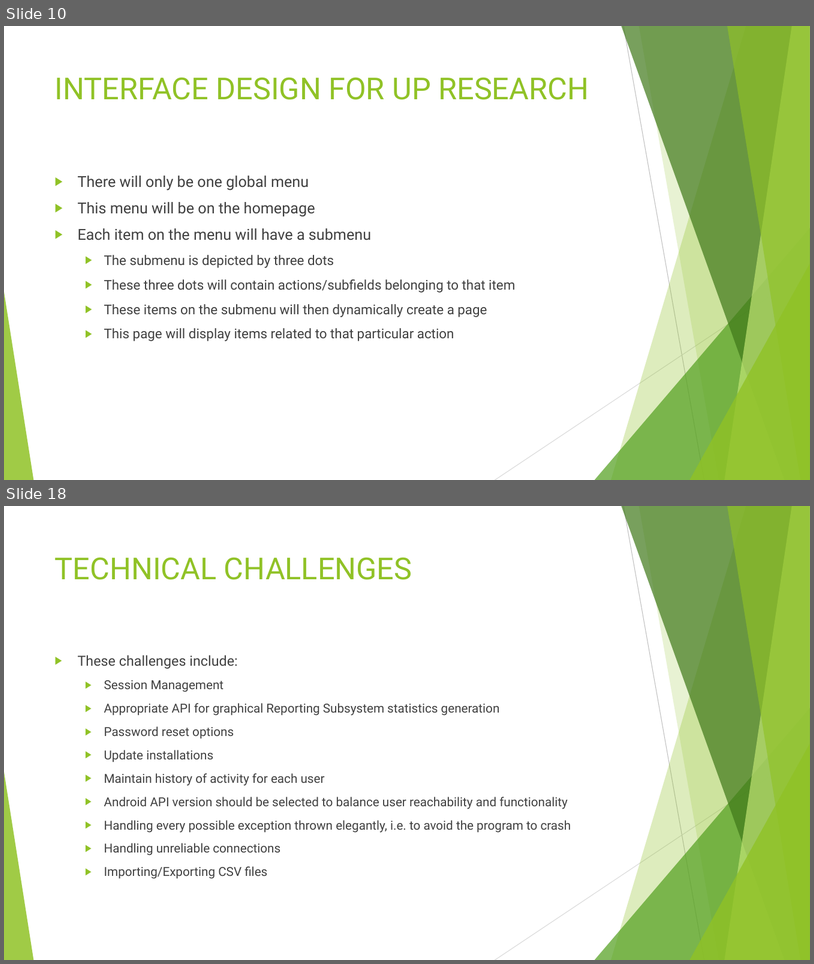
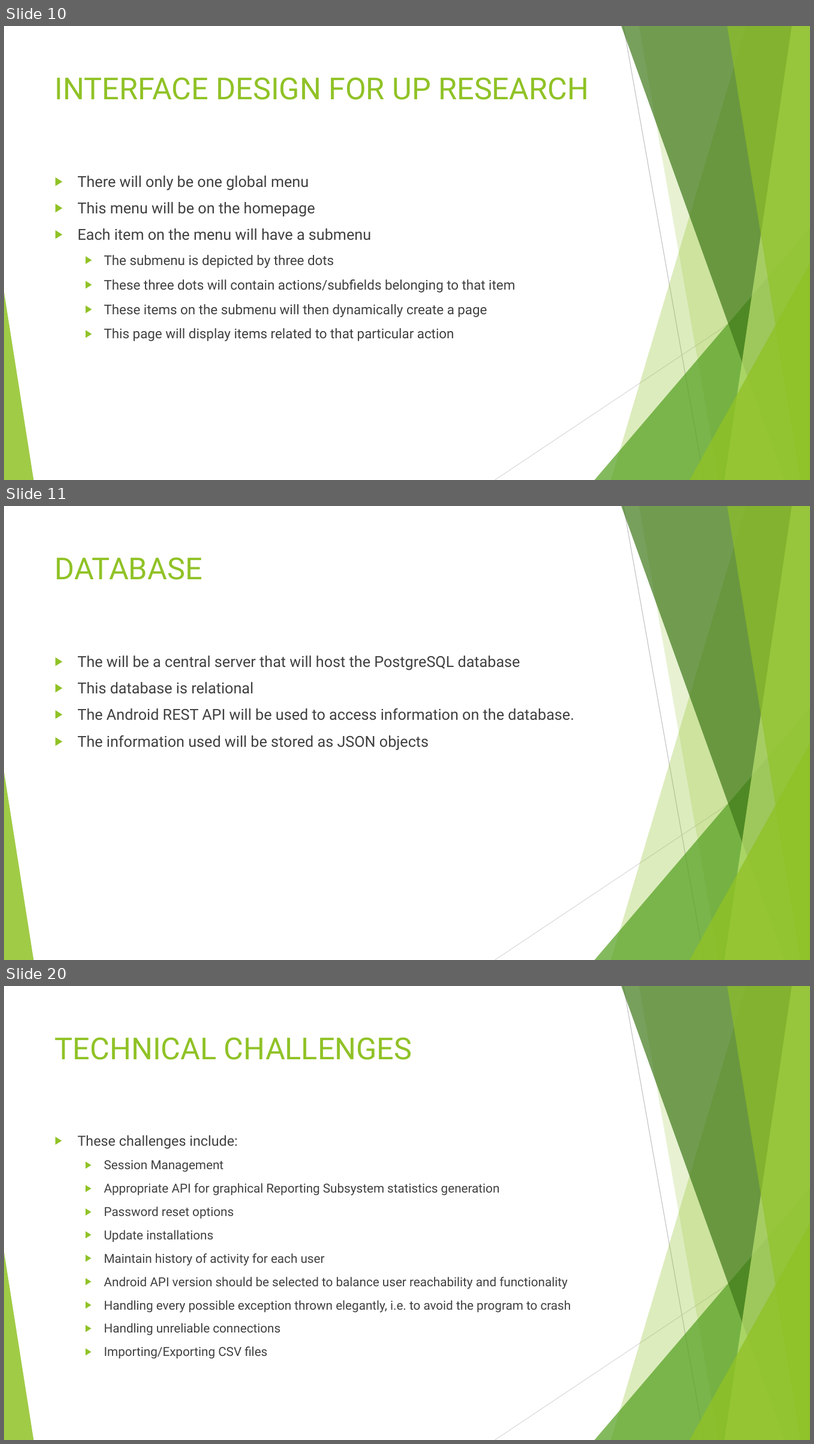
Before and after one commit to u14077893/Bravo, a slide deck: Android Interface/Presentation/COS 301 Presentation.pptx. Shown one above the other, each under a label of ours: slides 10 and 18 before the commit, slides 10, 11 and 20 after it; the slides between them are not shown. The pictures are 814x964 and 814x1444 pixels, drawn with LibreOffice and Linux fonts; fonts in the diff are those of the drawing. Boxes give left, top, right and bottom in pixels: in the first picture for what was removed or moved away, otherwise in the second. Text is boxed around its words. In the diff, an @@ line names an element or a change of style, - is before the commit and + after.

```diff
--- a/Android Interface/Presentation/COS 301 Presentation.pptx
+++ b/Android Interface/Presentation/COS 301 Presentation.pptx
@@ slide 11 added at <box>4,506,810,960</box>, background #FFFFFF; not listed: 10 template elements that a slide beside it also shows @@
@@ title added at <box>55,557,203,580</box>, 36 pt, text #90C226 @@
+DATABASE
@@ text added at <box>78,655,575,750</box>, 18 pt, text #404040 @@
+▶ The will be a central server that will host the PostgreSQL database
+▶ This database is relational
+▶ The Android REST API will be used to access information on the database.
+▶ The information used will be stored as JSON objects
@@ what was slide 18 is now slide 20 @@
```
Also in this commit, not shown: 4 slides changed, 4 other slides added, 3 slides removed.
